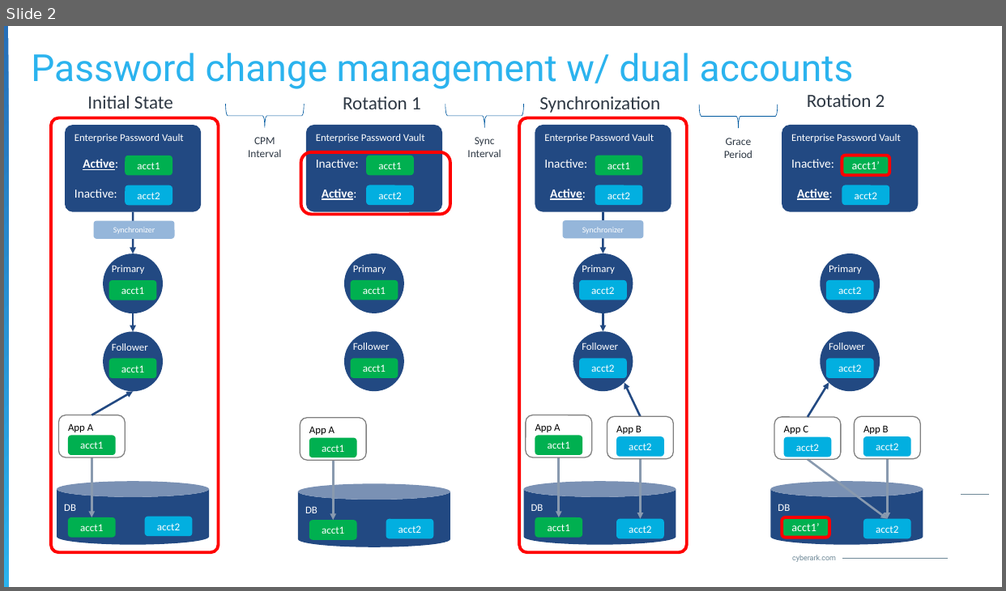
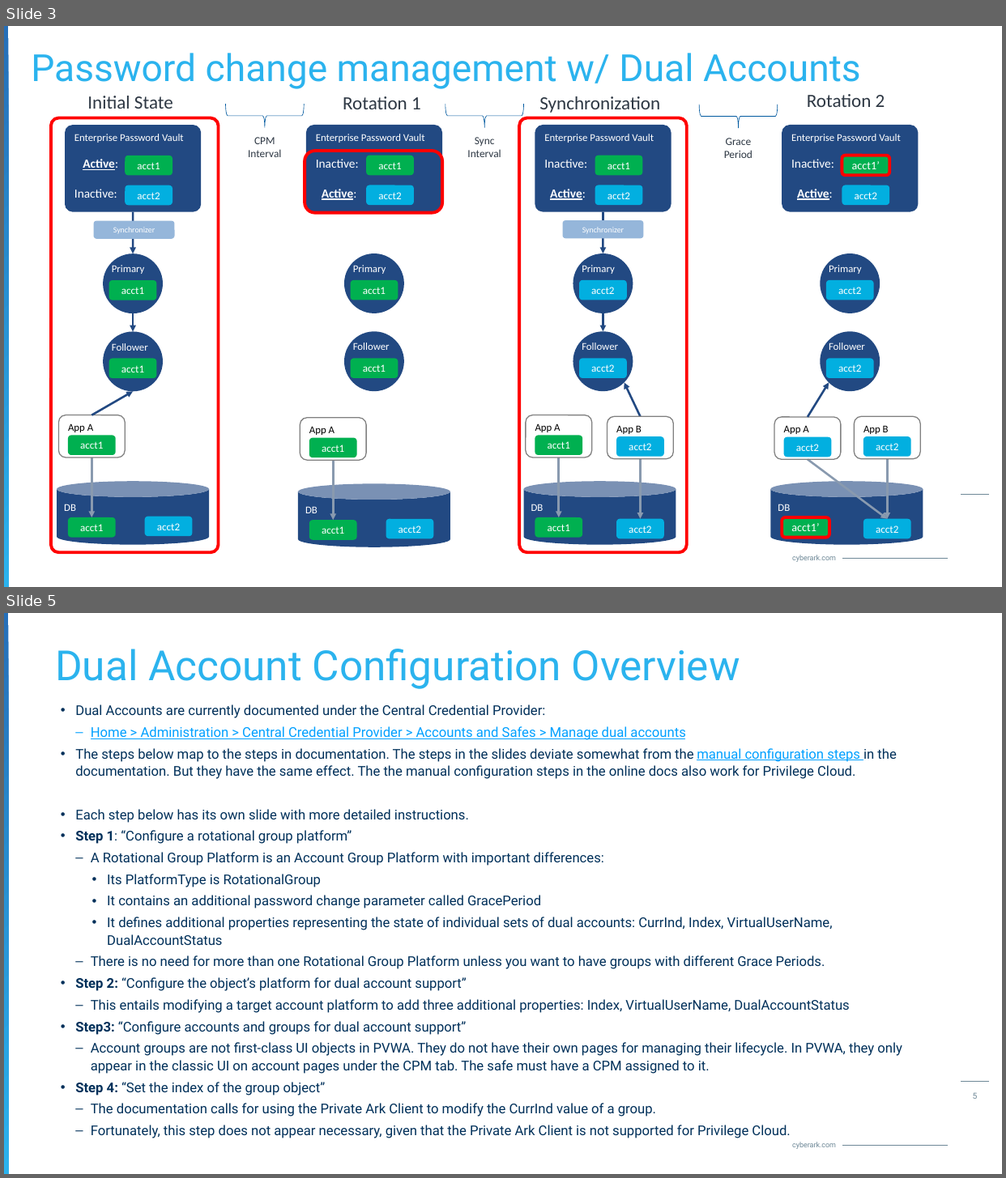
Before and after one commit to jodyhuntatx/cybrsm-demos, a slide deck: DUAL_ACCOUNTS_demo/DualAccounts-Explained-230814JH.pptx. Shown one above the other, each under a label of ours: slide 2 before the commit, slides 3 and 5 after it; the slides between them are not shown. The pictures are 1006x591 and 1006x1178 pixels, drawn with LibreOffice and Linux fonts; fonts in the diff are those of the drawing; background and template pictures are left out. Boxes give left, top, right and bottom in pixels: in the first picture for what was removed or moved away, otherwise in the second. Text is boxed around its words. In the diff, an @@ line names an element or a change of style, - is before the commit and + after.

```diff
--- a/DUAL_ACCOUNTS_demo/DualAccounts-Explained-230814JH.pptx
+++ b/DUAL_ACCOUNTS_demo/DualAccounts-Explained-230814JH.pptx
@@ slide 5 added at (x1=4, y1=613, x2=1002, y2=1174), background #FFFFFF; not listed: 4 template elements that a slide beside it also shows @@
@@ title added at (x1=55, y1=649, x2=740, y2=689), 40 pt, text gradient #2BB3EE to #266FB8 @@
+Dual Account Configuration Overview
@@ text added at (x1=75, y1=705, x2=902, y2=1139), 13 pt, text #00305A @@
+• Dual Accounts are currently documented under the Central Credential Provider:
+  – Home > Administration > Central Credential Provider > Accounts and Safes > Manage dual accounts
+• The steps below map to the steps in documentation. The steps in the slides deviate somewhat from the manual configuration steps in the documentation. But they have the same effect. The the manual configuration steps in the online docs also work for Privilege Cloud.
+• Each step below has its own slide with more detailed instructions.
+• Step 1: “Configure a rotational group platform”
+  – A Rotational Group Platform is an Account Group Platform with important differences:
+    • Its PlatformType is RotationalGroup
+    • It contains an additional password change parameter called GracePeriod
+    • It defines additional properties representing the state of individual sets of dual accounts: CurrInd, Index, VirtualUserName, DualAccountStatus
+  – There is no need for more than one Rotational Group Platform unless you want to have groups with different Grace Periods.
+• Step 2: “Configure the object’s platform for dual account support”
+  – This entails modifying a target account platform to add three additional properties: Index, VirtualUserName, DualAccountStatus
+• Step3: “Configure accounts and groups for dual account support”
+  – Account groups are not first-class UI objects in PVWA. They do not have their own pages for managing their lifecycle. In PVWA, they only appear in the classic UI on account pages under the CPM tab. The safe must have a CPM assigned to it.
+• Step 4: “Set the index of the group object”
+  – The documentation calls for using the Private Ark Client to modify the CurrInd value of a group.
+  – Fortunately, this step does not appear necessary, given that the Private Ark Client is not supported for Privilege Cloud.
@@ page number added at (x1=973, y1=1093, x2=978, y2=1099), 8 pt, text #6E8897 @@
+5
@@ what was slide 2 is now slide 3 @@
@@ slide 3 changed as well @@
@@ title at (x1=31, y1=53, x2=861, y2=89): text changed @@
-Password change management w/ dual accounts
+Password change management w/ Dual Accounts
@@ rounded rectangle resized from (x1=301, y1=152, x2=450, y2=215) to (x1=305, y1=151, x2=443, y2=213) @@
@@ text in rounded rectangle at (x1=784, y1=425, x2=808, y2=434): text changed @@
-App C
+App A
```
Also in this commit, not shown: 1 other slide changed, 7 other slides added, 1 slide removed, 26 other files.
